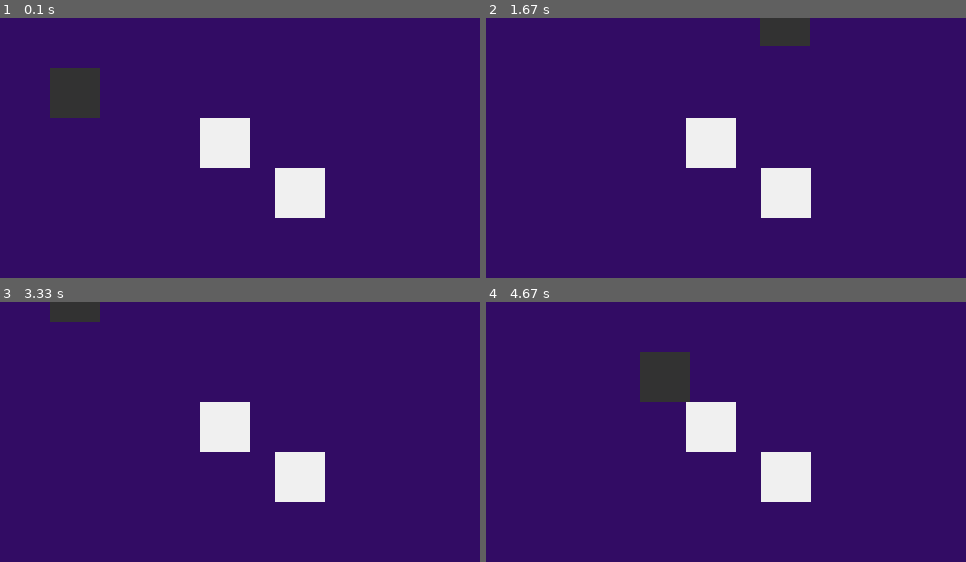
Above: before the commit, frames 1-4 (two rows, left to right).
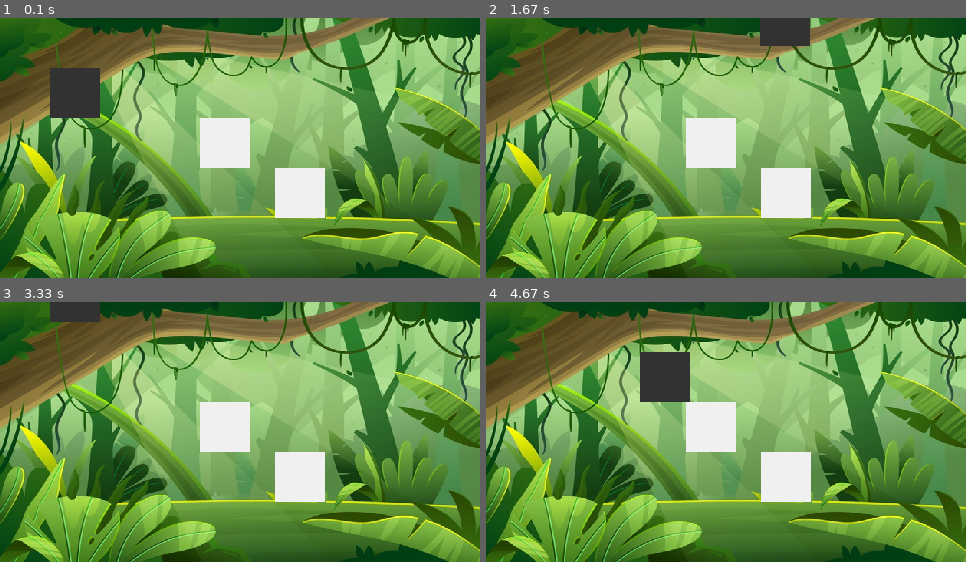
Above: after the commit, the same moments.

Repository: finnstamer/pygameInformatik
Game: pygame game, started from game.py
Same seed, same stepped clock (60 frames per second), same inputs: the game is played once before the commit and once after it.
Inputs:
- Up to frame 1 (0.1 s): no input
- Up to frame 2 (1.67 s): hold Right 0.33-0.8 s; hold Up 0.83-1.13 s; hold Right 1.17-1.63 s
- Up to frame 3 (3.33 s): hold Left 1.67-2.2 s; hold Down 2.23-2.53 s; hold Left 2.57-2.97 s; hold Up from 3 s (still down)
- Up to frame 4 (4.67 s): release Up at 3.37 s; hold Right 3.4-4.03 s; hold Down 4.07-4.43 s; hold Left from 4.47 s (still down)

The runs differ from the first frame. In frame 1, 94% of the frame differs, in the area x 0-100%, y 0-100%; in frame 2, 95%; in frame 3, 95%; in frame 4, 94%.

Commit message:
Background2

Diff:
--- a/levels.py
+++ b/levels.py
@@ -17,15 +17,18 @@
 wall11 = Wall()
 wall12= Wall()
 
+bg = Backround("images/Dschungel.png")
+backgroundGroup = Group("bg", Backround).add(bg)
+
 wall11.updatePos(pygame.Vector2(200, 100))
 wall12.updatePos(pygame.Vector2(275, 150))
 wallGroup1 = Group[Wall]('walls', Wall).add(wall11, wall12)
-level1 = Level(1, [playerGroup, wallGroup1])
+level1 = Level(1, [backgroundGroup, playerGroup, wallGroup1])
 # Level2
 #-------------------
 wall21 = Wall()
 wall22 = Wall()
-bg = Backround("images/pacman.png")
+bg = Backround("images/Wasser.png")
 backgroundGroup = Group("bg", Backround).add(bg)
 
 wall21.updatePos(pygame.Vector2(150, 100))
Binary file removed: images/BackgroundDschungel.png
Binary file added: images/Dschungel.png
Binary file added: images/Wasser.png
